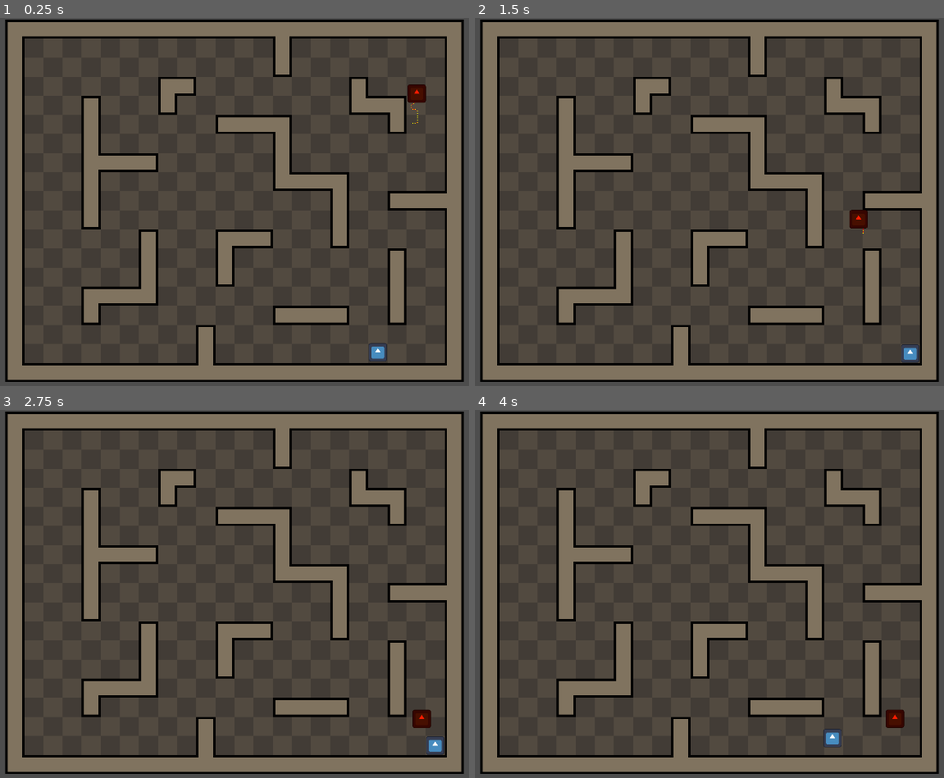
Above: before the commit, frames 1-4 (two rows, left to right).
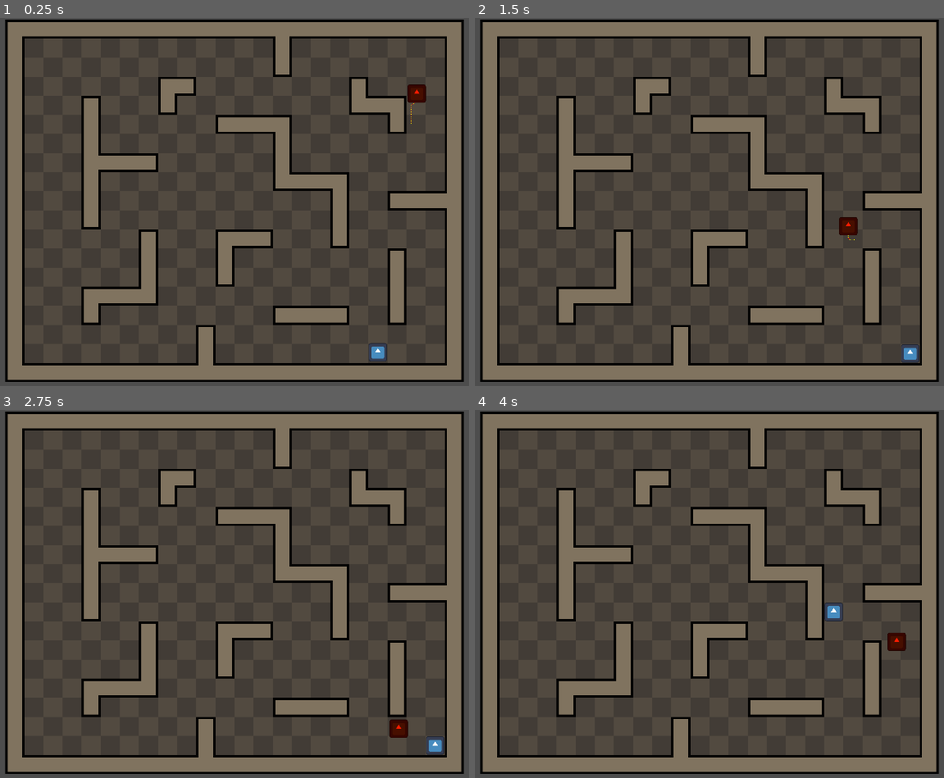
Above: after the commit, the same moments.

Repository: babeszino/a-star-pathfinding-on-navmesh
Game: Godot game, scene res://main.tscn
The game is run twice, just before and just after one commit, with the same random seed, the same clock (stepped at 60 frames per second) and the same inputs. The engine's default icon, where the game draws it, is replaced by a stand-in: a white triangle on a blue panel in a dark square.
Inputs:
- Up to frame 1 (0.25 s): no input
- Up to frame 2 (1.5 s): hold D (right) 0.53-1.28 s; hold S (down) from 1.28 s (still down)
- Up to frame 3 (2.75 s): release S (down) at 2.03 s; hold D (right) from 2.03 s (still down)
- Up to frame 4 (4 s): release D (right) at 2.78 s; hold W (up) 2.78-3.53 s; hold A (left) from 3.53 s (still down)

The runs differ from the first frame. In frame 1, less than 0.1% of the frame differs, in the area x 87-90%, y 24-29%; in frame 2, 0.3%; in frame 3, 0.4%; in frame 4, 0.8%, in the area x 74-92%, y 52-92%.

Commit message:
v0.7
-fixed all the navmeshes, now the enemy doesnt get stuck that often

Diff:
--- a/a-star-algorithm-pathfinding/main.tscn
+++ b/a-star-algorithm-pathfinding/main.tscn
@@ -124,15 +124,15 @@
 sources/0 = SubResource("TileSetAtlasSource_ig7tw")
 
 [sub_resource type="NavigationPolygon" id="NavigationPolygon_ig7tw"]
-vertices = PackedVector2Array(581, 91, 581, 120, 541, 120, 541, 100, 395, 91, 484, 100, 484, 156, 489, 156, 489, 165, 461, 165, 461, 115, 420, 115, 395, 341, 420, 251, 469, 251, 469, 277, 421, 277, 421, 331, 517, 341, 517, 331)
+vertices = PackedVector2Array(581, 91, 581, 120, 541, 120, 541, 100, 395, 91, 484, 100, 484, 156, 509, 156, 509, 165, 461, 165, 461, 115, 420, 115, 395, 341, 420, 251, 469, 251, 469, 277, 421, 277, 421, 331, 517, 341, 517, 331)
 polygons = Array[PackedInt32Array]([PackedInt32Array(0, 1, 2, 3), PackedInt32Array(4, 0, 3, 5), PackedInt32Array(6, 7,  …(205 unchanged characters)…
-outlines = Array[PackedVector2Array]([PackedVector2Array(375, 71, 375, 361, 537, 361, 537, 311, 441, 311, 441, 297, 489, 297, 489, 231, 448, 231, 440, 231, 440, 135, 441, 135, 441, 185, 509, 185, 509, 136, 504, 136, 504, 120, 521, 120, 521, 140, 601, 140, 601, 112, 601, 71)])
+outlines = Array[PackedVector2Array]([PackedVector2Array(375, 71, 375, 361, 537, 361, 537, 311, 501.029, 311, 441, 311, 441, 297, 489, 297, 489, 231, 448, 231, 440, 231, 440, 135, 441, 135, 441, 185, 529, 185, 529, 136, 504, 136, 504, 120, 521, 120, 521, 140, 601, 140, 601, 112, 601, 71)])
 agent_radius = 20.0
 
 [sub_resource type="NavigationPolygon" id="NavigationPolygon_0xm2m"]
-vertices = PackedVector2Array(533, 174, 581, 174, 581, 219, 533, 230, 507, 230, 510, 203, 629, 219, 629, 230, 533, 310, 507, 310, 459, 230, 459, 203, 510, 155, 524, 155, 533, 141, 524, 141)
-polygons = Array[PackedInt32Array]([PackedInt32Array(0, 1, 2, 3, 4, 5), PackedInt32Array(2, 6, 7, 3), PackedInt32Array(3, 8, 9, 4), PackedInt32Array(4, 10, 11, 5), PackedInt32Array(0, 5, 12, 13), PackedInt32Array(14, 0, 13, 15)])
-outlines = Array[PackedVector2Array]([PackedVector2Array(439, 183, 439, 250, 485, 250, 487, 250, 487, 295, 438, 295, 438, 330, 528, 330, 553, 330, 553, 288, 553, 250, 592, 250, 649, 250, 649, 199, 601, 199, 601, 154, 553, 154, 553, 153, 601, 153, 601, 121, 522, 121, 504, 121, 504, 135, 490, 135, 490, 176, 490, 183)])
+vertices = PackedVector2Array(510, 203, 533, 174, 581, 174, 581, 219, 533, 230, 507, 231.4375, 629, 219, 629, 230, 533, 310, 507, 310, 466.78125, 250, 459, 250, 459, 203, 469.97656, 228.67188, 510, 155, 524, 155, 533, 141, 524, 141)
+polygons = Array[PackedInt32Array]([PackedInt32Array(0, 1, 2, 3, 4, 5), PackedInt32Array(3, 6, 7, 4), PackedInt32Array(4, 8, 9, 5), PackedInt32Array(10, 11, 12, 13), PackedInt32Array(13, 12, 0, 5), PackedInt32Array(1, 0, 14, 15), PackedInt32Array(16, 1, 15, 17)])
+outlines = Array[PackedVector2Array]([PackedVector2Array(439, 183, 439, 270, 484, 270, 487, 250, 487, 295, 438, 295, 438, 330, 528, 330, 553, 330, 553, 288, 553, 250, 592, 250, 649, 250, 649, 199, 601, 199, 601, 154, 553, 154, 553, 153, 601, 153, 601, 121, 569.25055, 121.00001, 522, 121, 504, 121, 504, 135, 490, 135, 490, 176, 490, 183)])
 agent_radius = 20.0
 
 [sub_resource type="NavigationPolygon" id="NavigationPolygon_1bvp3"]
@@ -148,9 +148,9 @@
 agent_radius = 13.0
 
 [sub_resource type="NavigationPolygon" id="NavigationPolygon_7mycd"]
-vertices = PackedVector2Array(675, 270, 675, 308, 669, 308, 669, 292, 627, 270, 579, 292, 579, 340, 557, 340, 573, 302, 557, 308, 534, 308, 534, 302, 605, 270, 605, 232, 627, 232, 573, 270)
-polygons = Array[PackedInt32Array]([PackedInt32Array(0, 1, 2, 3), PackedInt32Array(4, 0, 3, 5), PackedInt32Array(5, 6, 7, 8), PackedInt32Array(9, 10, 11, 8), PackedInt32Array(12, 13, 14, 4), PackedInt32Array(12, 4, 5), PackedInt32Array(15, 12, 5), PackedInt32Array(8, 15, 5), PackedInt32Array(8, 7, 9)])
-outlines = Array[PackedVector2Array]([PackedVector2Array(640, 219, 592, 219, 592, 257, 560, 257, 560, 289, 521, 289, 521, 321, 544, 321, 544, 353, 592, 353, 592, 321, 592, 305, 656, 305, 656, 321, 688, 321, 688, 257, 656, 257, 640, 257)])
+vertices = PackedVector2Array(669, 270, 669, 245, 675, 245, 675, 308, 669, 308, 669, 292, 627, 270, 579, 292, 579, 340, 557, 340, 573, 302, 557, 308, 534, 308, 534, 302, 605, 270, 605, 232, 627, 232, 573, 270)
+polygons = Array[PackedInt32Array]([PackedInt32Array(0, 1, 2, 3), PackedInt32Array(3, 4, 5), PackedInt32Array(0, 3, 5), PackedInt32Array(6, 0, 5, 7), PackedInt32Array(7, 8, 9, 10), PackedInt32Array(11, 12, 13, 10), PackedInt32Array(14, 15, 16, 6), PackedInt32Array(14, 6, 7), PackedInt32Array(17, 14, 7), PackedInt32Array(10, 17, 7), PackedInt32Array(10, 9, 11)])
+outlines = Array[PackedVector2Array]([PackedVector2Array(640, 219, 592, 219, 592, 257, 560, 257, 560, 289, 521, 289, 521, 321, 544, 321, 544, 353, 592, 353, 592, 321, 592, 305, 656, 305, 656, 321, 688, 321, 688, 232, 656, 232, 656, 257, 640, 257)])
 agent_radius = 13.0
 
 [sub_resource type="NavigationPolygon" id="NavigationPolygon_272bh"]
@@ -159,6 +159,18 @@
 outlines = Array[PackedVector2Array]([PackedVector2Array(688, 183, 656, 183, 656, 256, 688, 256, 704, 256, 704, 320, 688, 320, 688, 295, 656, 295, 656, 320, 567, 320, 567, 352, 736, 352, 736, 224, 688, 224)])
 agent_radius = 13.0
 
+[sub_resource type="NavigationPolygon" id="NavigationPolygon_5vw27"]
+vertices = PackedVector2Array(540, 133, 545, 133, 545, 137, 541, 137, 541, 141, 524, 141, 524, 133, 538, 133, 540, 129, 538, 129)
+polygons = Array[PackedInt32Array]([PackedInt32Array(0, 1, 2, 3), PackedInt32Array(3, 4, 5, 6, 7), PackedInt32Array(0, 3, 7), PackedInt32Array(8, 0, 7, 9)])
+outlines = Array[PackedVector2Array]([PackedVector2Array(524, 141, 524, 133, 538, 133, 538, 129, 540, 129, 540, 133, 545, 133, 545, 137, 541, 137, 541, 141)])
+agent_radius = 0.0
+
+[sub_resource type="NavigationPolygon" id="NavigationPolygon_kek77"]
+vertices = PackedVector2Array(511, 332, 467, 332, 480, 326, 489, 322, 500, 317, 517, 313, 507, 313)
+polygons = Array[PackedInt32Array]([PackedInt32Array(0, 1, 2, 3), PackedInt32Array(0, 3, 4, 5), PackedInt32Array(5, 4, 6)])
+outlines = Array[PackedVector2Array]([PackedVector2Array(467, 332, 480, 326, 489, 322, 500, 317, 507, 313, 517, 313, 511, 332)])
+agent_radius = 0.0
+
 [sub_resource type="CapsuleShape2D" id="CapsuleShape2D_0xm2m"]
 radius = 66.666504
 height = 133.33301
@@ -196,6 +208,14 @@
 
 [node name="NavigationRegion2D6" type="NavigationRegion2D" parent="."]
 navigation_polygon = SubResource("NavigationPolygon_272bh")
+
+[node name="NavigationRegion2D7" type="NavigationRegion2D" parent="."]
+position = Vector2(0, -1)
+navigation_polygon = SubResource("NavigationPolygon_5vw27")
+
+[node name="NavigationRegion2D8" type="NavigationRegion2D" parent="."]
+position = Vector2(0, -2)
+navigation_polygon = SubResource("NavigationPolygon_kek77")
 
 [node name="Player" type="CharacterBody2D" parent="."]
 position = Vector2(680, 343)
Not shown: 1 places in a-star-algorithm-pathfinding/main.tscn that only renumber resources
